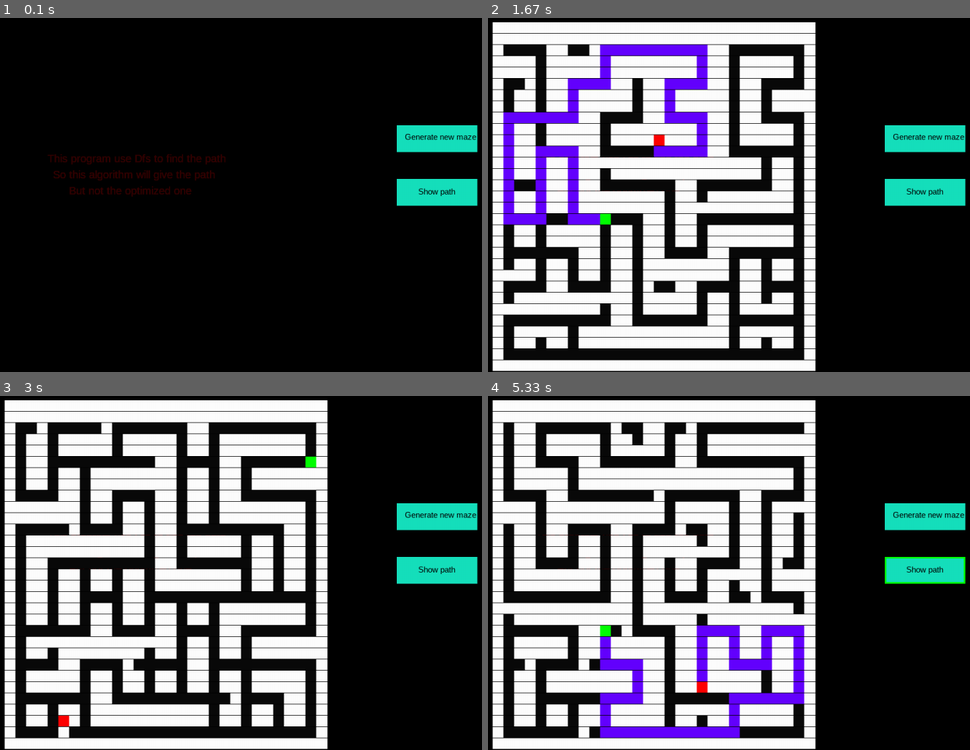
Above: before the commit, frames 1-4 (two rows, left to right).
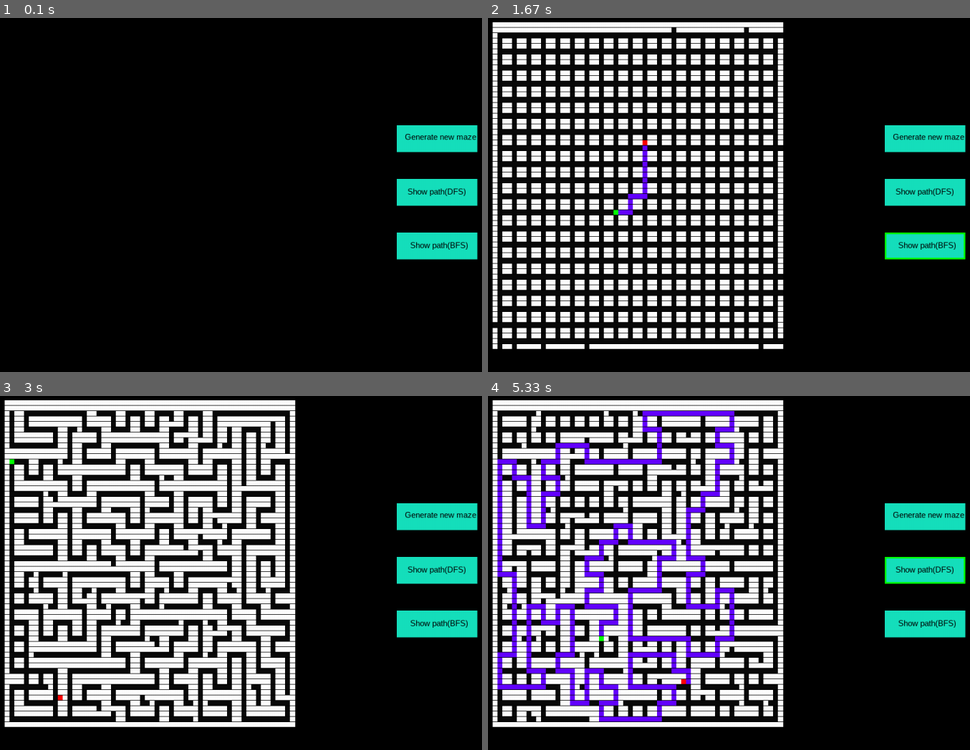
Above: after the commit, the same moments.

Repository: kyawzinmyat/mazeGen
Game: pygame game, started from game.py
Same seed, same stepped clock (60 frames per second), same inputs: the game is played once before the commit and once after it.
Inputs (mouse positions are in pixels of both pictures, inside the frame that each line leads up to):
- Up to frame 1 (0.1 s): no input
- Up to frame 2 (1.67 s): click "Generate new maze" at 0.38 s; press the mouse at (926, 244) at 0.7 s; move the mouse to (753, 233) at 0.8 s; release the mouse at (584, 219) at 0.93 s; press the mouse at (926, 191) at 1.03 s; move the mouse to (753, 156) at 1.13 s; release the mouse at (579, 120) at 1.27 s; click (926, 244) at 1.38 s, where only the run after the commit has a clickable "Show path(BFS)"
- Up to frame 3 (3 s): press the mouse at (438, 622) at 1.7 s; move the mouse to (187, 594) at 1.8 s; release the mouse at (outside the picture) at 1.93 s; click "Generate new maze" at 2.55 s; press the mouse at (438, 516) at 2.87 s; move the mouse to (342, 519) at 2.97 s
- Up to frame 4 (5.33 s): release the mouse at (733, 523) at 3.1 s; click (926, 569) at 3.72 s, where only the run after the commit has a clickable "Show path(DFS)"; press the mouse at (926, 516) at 4.03 s; move the mouse to (835, 569) at 4.13 s; release the mouse at (748, 622) at 4.27 s; click "Generate new maze" at 4.88 s; press the mouse at (926, 516) at 5.2 s; move the mouse to (902, 569) at 5.3 s

The runs differ from the first frame. In frame 1, 2.2% of the frame differs, in the area x 9-100%, y 38-69%; in frame 2, 45%; in frame 3, 41%; in frame 4, 46%, in the area x 0-100%, y 1-100%.

Commit message:
added BFS

Diff:
--- a/findpath.py
+++ b/findpath.py
@@ -1,5 +1,5 @@
 
-
+from collections import deque
 from maze import Maze
 
 
@@ -158,3 +158,137 @@
 #d.traverse()
 
 #d.get_full()
+
+class Bfs:
+
+
+	def __init__(self,maze = None):
+		self.frointer =deque()
+		self.maze = Maze()
+		self.visited=[]
+		self.nodelist =[]
+		self.mark="*"
+
+
+
+
+
+	def traverse(self,fill):
+
+		self.frointer.append(self.maze.get_index_of(self.maze.start))
+
+		self.nodelist.append(Node(None,self.maze.get_index_of(self.maze.start),self.maze.start))  # append start node
+
+		while self.frointer:
+
+			current_index = self.frointer.popleft()  # is in list form
+
+			self.visited.append(current_index)
+
+			if self.check_is_end(current_index,fill):
+				return True
+
+
+
+			for adj_index in self.maze.get_index(current_index):
+
+				if  adj_index not in self.visited and adj_index not in self.frointer:
+
+					self.nodelist.append(Node(current_index,adj_index,"_"))
+
+					self.frointer.append(adj_index)
+		return False
+
+	def set_maze(self,new_maze):
+
+		self.maze.maze=new_maze
+
+
+	def check_is_end(self,current_index,fill):
+		#print(self.maze.maze[current_index[0]][current_index[1]])
+		if  self.maze.maze[current_index[0]][current_index[1]] ==self.maze.stop:## [0] is x [1] is y
+			print("found")
+			return self.get_path(fill)
+
+		return False
+
+
+	def solve(self,show_full=False,fill=True):
+
+		return self.traverse(fill)
+
+		if show_full:
+
+			print("_________")
+
+			self.get_full()
+
+			print("_________")
+
+
+
+
+	## find the actual path and make a list of index of that path
+
+	def  get_path(self,fill):
+		current=[]
+
+		parent =None
+
+		end = self.maze.get_index_of(self.maze.stop)
+
+		k = self.extract_index()
+
+		for node in reversed(k):
+
+			if node[0] == end:
+
+				current.append(node[0])
+				if not parent:
+
+					parent= node[1]
+
+			elif node[0] == parent:
+
+				current.append(node[0])
+
+				parent = node[1]
+
+		return self.fill_path(current,fill)
+
+
+
+	## node list store node obj its has current and parent index and return the list of that pair
+	def extract_index(self):
+
+		k=[]
+		for node in self.nodelist:
+
+			k.append([node.index,node.parent])
+
+		return k
+
+
+
+	# take the list of index of actual path and fill with char
+
+	def fill_path(self,index_list,fill):
+		if fill:
+			for i in index_list:
+
+				if self.maze.maze[i[0]][i[1]]==self.maze.blank:
+
+					self.maze.maze[i[0]][i[1]]=self.mark
+		#self.maze.print()
+		return True
+
+
+	# its show all the space explored
+
+	def get_full(self):
+		temp = self.maze.maze[:]
+
+		for i in self.visited:
+
+			temp[i[0]][i[1]]="☆"
+		self.maze.print(temp)
--- a/game.py
+++ b/game.py
@@ -1,23 +1,25 @@
 import pygame
 from mazegen import Maze
-from findpath import Dfs
+from findpath import Dfs,Bfs
 import random
+from csvtolist import get_maze_list
+
 
 
 pygame.init()
 
 
 def generate():
-
-    maze = Maze()
-
-    start = [random.randrange(row),random.randrange(col)]
-    end = [random.randrange(row),random.randrange(col)]
-    maze.generate_maze(row,col,start,end)
-    maze.print()
-    maze = maze.get_maze()
-    dfs.set_maze(maze)
-    draw_rect(maze)
+    try:
+        maze = Maze()
+        start = [random.randrange(row),random.randrange(col)]
+        end = [random.randrange(row),random.randrange(col)]
+        maze.generate_maze(row,col,start,end)
+        maze.load_maze_csv("maze2.csv")
+        maze = maze.get_maze()
+        draw_rect(maze)
+    except:
+        pass
 
 
 
@@ -48,11 +50,25 @@
 
             pygame.draw.rect(screen,color,(index2*cell_width+padding_width,index*cell_height+8,cell_height,cell_width),width=width)
 
-def show_path():
+def show_path_dfs():
+    try:
+        maze = get_maze_list('maze2.csv')
+        dfs = Dfs()
+        dfs.set_maze(maze)
+        dfs.solve()
+        draw_rect(dfs.maze.maze,True)
+    except:
+        pass
 
-    dfs.solve()
-    dfs.maze.print()
-    draw_rect(dfs.maze.maze,True)
+def show_path_bfs():
+    try:
+        maze = get_maze_list('maze2.csv')
+        dfs = Bfs()
+        dfs.set_maze(maze)
+        dfs.solve()
+        draw_rect(dfs.maze.maze,True)
+    except:
+        pass
 
 
 
@@ -67,7 +83,7 @@
 
 
 
-dfs = Dfs()
+
 
 ### actual width = 1000
 ### padding 200
@@ -80,10 +96,10 @@
 screen = pygame.display.set_mode((max_width,max_height))
 
 global row
-row = 10
+row = 20
 
 global col
-col = 10
+col = 20
 
 
 running = True
@@ -95,15 +111,16 @@
 
     but_gen = pygame.draw.rect(screen,"#16e0bd", (1000,200,150,50))
     screen.blit(font.render('Generate new maze',True,(0,0,0,100)), (1015,213))
-    but_show = pygame.draw.rect(screen,"#16e0bd", (1000,300,150,50))
-    screen.blit(font.render('Show path',True,(0,0,0,100)), (1040,315))
+    but_dfs = pygame.draw.rect(screen,"#16e0bd", (1000,300,150,50))
+    screen.blit(font.render('Show path(DFS)',True,(0,0,0,100)), (1020,315))
+    but_bfs = pygame.draw.rect(screen,"#16e0bd", (1000,400,150,50))
+    screen.blit(font.render('Show path(BFS)',True,(0,0,0,100)), (1025,415))
 
     ### show path
     if check_mouse(1000,300,50,150):
-        start = True
         pygame.draw.rect(screen,"#00ff00", (1000,300,150,50),width=3)
         if pygame.mouse.get_pressed()[0] == 1:
-            show_path()
+            show_path_dfs()
 
     ##### gen  new maze
     elif check_mouse(1000,200,50,150):
@@ -112,9 +129,14 @@
         if pygame.mouse.get_pressed()[0] == 1:
             generate()
 
-    if not start:
+    elif check_mouse(1000, 400,50,150):
+        pygame.draw.rect(screen,"#00ff00", (1000,400,150,50),width=3)
+        if pygame.mouse.get_pressed()[0] == 1:
+            show_path_bfs()
 
 
+
+    if not True:
     #pygame.draw.rect(screen,"#16e0bd",(230,140,700,200))
         font2 = pygame.font.SysFont('Arial',20)
         screen.blit(font2.render("This program use Dfs to find the path ",True,(50,0,0,0)),(350,250))
--- a/maze.csv
+++ b/maze.csv
@@ -1,31 +1,31 @@
 ##############################
 ###A##########################
-# ##          ##            E#
-# ##### ##### ## ## ## ## ## #
-# ##### ##### ## ## ## ## ## #
-#          ##             ## #
-# ## ## ## ## ## ##### ## ## #
-# ## ## ## ## ## ##### ## ## #
-# ##       ##             ## #
-# ## ##### ## ## ## ## ## ## #
-# ## ##### ##### ## ## ## ## #
-# ##    #        ##          #
-# ## ## ## ## ## ## ## ##### #
-# ## ## ## ## ## ##### ## ## #
-#    ##                   ## #
-# ## ## ## ######## ##### ## #
-# ## ## ## ######## ##### ## #
+#                           E#
+# ## ## ##### ## ##### ## ## #
+# ## ######## ## ##### ## ## #
+#             #   #          #
+# ## ## ## ## ## ## ##### ## #
+#### ## ## ## ## ## ## ## ## #
+#                   ##       #
+# ## ## ## ## ## ## ## ## ## #
+# ## ## ## ## ## ## ## ## ## #
+#                            #
+# ## ## ######## ## ## ## ## #
+# ## ## ## ## ## ## ## ## ## #
+#                            #
+# ## ## ## ##### ## ## ## ## #
+# ## ## ## ## ##### ## ## ## #
+#                      ##    #
+# ##### ## ## ## ## ## ## ## #
+# ## ## ## ## ## ## ## ## ## #
+#          #                 #
+# ## ##### ## ## ##### ## ## #
+# ## ##### ## ## ##### ## ## #
+#              #       ##    #
+# ## ## ##### ## ## ## ## ## #
+# ## ## ##### ## ## ## ## ## #
 #    ##          ##          #
-# ## ## ##### ## ## ## ##### #
-# ## ## ##### ## ## ## ##### #
-#     #    ##     #     #    #
-# ## ##### ## ##### ## ## ## #
-# ## ##### ## ## ## ##### ## #
-#             ##          ## #
-# ##### ## ## ## ##### ##### #
-# ##### ## ## ## ##### ##### #
-#       ##  #          ##    #
-# ## ## ## ## ##### ## ## ####
-# ## ## ## ## ##### ## ## ## #
+# ## ## ## ## ## ## ## ## ## #
+# ## ## ## ## ## ## ## ## ## #
 #                            #
 ##############################
--- /dev/null
+++ b/maze1.csv
@@ -0,0 +1,61 @@
+############################################################
+###A########################################################
+#                         # E##        #                   #
+#### ## ##### ## ##### ## ## ## ## ## ## ##### ## ## ##### #
+#### ## ##### ## ##### ## ## ## ## ## ## ##### ## ## ## ## #
+# ##             #        ## ## ##    ##       ##    ## ## #
+# ## ##### ##### ## ## ##### ## ######## ## ## ## ## ## ## #
+# ## ##### ##### ## ## ##### ## ######## ## ## ## ## ## ## #
+# ## ##    ##     # ##  #    ##    #  ##          ## ## ## #
+# ## ## ## ## ##### ## ## ######## ##### ## ## ## ## ## ## #
+# ## ## ## ## ## ## ## ## ######## ##### ## ## ##### ## ## #
+#    ##       ## ## ## ##       ##  #       ##    ## ## ## #
+#### ## ## ## ## ## ## ######## ##### ##### ##### ## ## ## #
+# ## ## ## ## ## ## ## ######## ##### ## ## ##### ## ##### #
+#          ## ##  # ##  #    ##       ## ##    ## ## ##    #
+#### ## ## ## ##### ## ## ############## ## ## ##### ## ####
+#### ## ## ## ##### ## ## ################# ## ##### ## ## #
+#        #       ##    ##       ##          ##       ## ## #
+# ## ## ## ##### ## ## ######## ## ##### ############## ## #
+# ## ## ## ##### ## ## ######## ## ##### ################# #
+#    ##          #           ##    #              ##    ## #
+# ## ## ######## ##### ##### ########### ######## ## ## ## #
+# ## ## ######## ##### ##### ########### ######## ## #######
+# ##          ##                ##       ##    ## ## ##    #
+# ## ## ##### ## ## ##### ##### ## ##### ## ## ## ##### ## #
+# ## ## ##### ## ## ##### ##### ## ##### ######## ##### ## #
+# ## ##    ##          ## ##          ##       ##    ## ## #
+# ## ##### ## ######## ## ## ######## ######## ##### ##### #
+# ## ##### ## ######## ## ## ## ## ## ## ##### ##### ##### #
+# ##       ##    ##    ##    ## ## ## ##     #    ## ##    #
+# ############## ## ########### ## ## ############## ## ####
+# ############## ############## ## ## ############## ## ## #
+# #  ##       ## ##          ## ## ##    ##          ## ## #
+# ## ## ##### ## ## ######## ## ## ##### ## ########### ## #
+# ## ## ##### ## ## ######## ##### ##### ## ########### ####
+# ## ##    ##    ##    ##    ##    ##  #    ##       ##    #
+# ## ##### ########### ## ##### ##### ######## ##### ##### #
+# ######## ########### ## ##### ##### ######## ##### ##### #
+#       ##    ##       ## ## ##       #  ##  # ##    #  ## #
+####### ##### ## ######## ## ########### ## ## ######## ## #
+# ##### ##### ##### ## ## ##### ######## ## ## ######## ## #
+# ## ## #  ##    ##    ## ##    ##    ## ## ##       ##    #
+# ## ## ## ##### ######## ## ##### ## ## ########### #######
+# ## ## ## ##### ######## ## ##### ## ## ########### ##### #
+# ## ## ## ##  #          ##       ## ##    ##       ##    #
+# ## ## ## ## ####################### ##### ## ######## ####
+# ## ## ## ## ############## ######## ##### ## ######## ####
+# ## ## ## ##       ##    ##       ##    ## ## ##    ##    #
+# ## ## ## ######## ## ## ######## ##### ## ## ## ## ##### #
+# ## ## ## ######## ## ## ######## ##### ## ## ## ## ## ## #
+#    ## ## ##       ## ## ##       #   # ##    ## ##    ## #
+####### ## ## ######## ## ## ########### ######## ######## #
+# ##### ## ## ######## ## ## ############################# #
+# ##    ##    ##    ## ##    ##    ##    ##       ##       #
+# ## ########### ## ## ######## ## ## ## ## ##### ## #######
+# ## ########### ## ## ######## ## ## ## ## ## ## ## #######
+# ## ##       ## ## ## ##    ## ## ## ##    ##    ## #     #
+# ## ## ##### ## ## ## ## ## ## ## ## ############## ##### #
+# ## ## ##### ## ## ## ## ## ## ## ## ############## ##### #
+#  #  #    ##    ##    #  ##    ##  #                #     #
+############################################################
--- /dev/null
+++ b/maze2.csv
@@ -0,0 +1,61 @@
+############################################################
+############################################################
+#                                                          #
+# ## ## ## ## ## ## ## ######## ## ##### ## ######## ## ## #
+# ## ## ## ## ##### ## ######## ## ##### ## ######## ## ## #
+# ##        #                            ##                #
+# ## ######## ## ##### ## ## ## ##### ## ## ## ## ##########
+# ## ## ##### ## ## ## ## ## ## ######## ## ## ## ######## #
+#        #    #        ##                      ##    ##    #
+# ## ## ## ##### ## ## ## ## ## ## ## ######## ##### ## ####
+# ## ## ## ##### ## ## ## ## ## ## ## ######## ##### ## ####
+#          ##    ##    ## ##     #                      #  #
+# ######## ## ## ## ## ## ## ## ## ######## ##### ##### ## #
+# ## ##### ## ## ##### ## ## ## ## ## ##### ##### ##### ## #
+#             ##       ##  #       ##                   ## #
+# ## ##### ## ## ## ##### ## ## ## ## ## ## ######## ## ## #
+# ## ##### ## ## ## ##### ## ## ## ## ## ## ## ##### ## ## #
+# #        ##                ##             #  ##       ## #
+# ##### ## ## ##### ## ## ## ## ########### ##### ##### ## #
+# ##### ## ## ##### ## ## ## ## ########### ##### ##### ## #
+#                      #           ##       ##    ##       #
+# ## ##### ## ## ## ## ########### ## ######## ##### ##### #
+# ## ##### ## ## ##### ########### ## ######## ## ## ##### #
+#             ##    ##  #          ##  #    ##             #
+# ## ## ## ## ## ## ##### ## ## ######## ## ## ## ## ## ## #
+# ## ## ## ## ## ## ##### ## ## ## ##### ## ## ## ## ## ## #
+#       #        ##                            #           #
+# ## ## ## ######## ## ######## ##### ## ######## ## ## ## #
+# ## ## ## ##### ## ## ##### ## ##### ## ######## ## ## ## #
+#     #             ## ##          ##                      #
+# ## ## ## ## ######## ## ## ## ## ## ## ## ## ## ## ## ## #
+# ##### ## ## ######## ## ## ## ## ## ## ## ## ## ## ## ## #
+#    ## ## ##             ##             ## ##          ## #
+#### ## ## ######## ## ## ## ######## ## ## ## ## ## ## ## #
+#### ## ## ######## ## ## ## ######## ## ## ## ## ## ## ## #
+#                      ## ##          ##    ##    ##    ## #
+# ########### ## ##### ## ######## ## ## ##### ## ## ## ## #
+# ## ######## ## ##### ## ######## ##### ## ## ## ## ## ## #
+# ##       ##                ##E   ##          ##    ##    #
+# ## ##### ## ##### ######## ## ## ## ##### ## ## ## ## ## #
+# ## ##### ## ##### ######## ## ## ## ##### ## ## ## ## ## #
+#       ## ##       ##    ## ##    ##       ##     #    ## #
+# ##### ## ## ## ## ## ## ## ## ##### ## ## ## ##### ## ## #
+####### ## ## ## ## ## ## ## ## ##### ## ## ##### ## ## ####
+#       ##    ##  #          ##                   ##       #
+# ##### ######## ########### ## ########### ## ## ## ##### #
+# ## ## ######## ########### ## ########### ## ## ## ##### #
+# ## ##    ##       ##                #   #    ##          #
+# ## ## ## ## ##### ## ##### ######## ##### ## ## ## ## ## #
+# ## ## ## ## ##### ## ##### ######## ##### ## ## ## ## ## #
+#          ##       ##       ##  #          #        ##    #
+# ##### ## ## ## ## ######## ## ## ## ## ## ## ## ## ## ## #
+# #A### ## ## ## ## ## ##### ##### ## ## ## ##### ## ## ## #
+#          ##       ##    ## ##    ##             ## ##    #
+# ## ## ##### ## ## ##### ## ## ##### ##### ##### ## ## ## #
+# ## ## ##### ## ## ##### ## ## ##### ##### ##### ## ## ## #
+#          ##             ##    ##    ##    #  ## ##    ## #
+# ## ## ## ########### ##### ## ## ## ## ##### ## ##### ## #
+# ## ## ## ########### ##### ## ## ## ## ##### ## ##### ## #
+#       ##                         ##           #          #
+############################################################
--- a/mazegen.py
+++ b/mazegen.py
@@ -16,21 +16,24 @@
 		self.dfs = Dfs()
 
 
-	def generate_maze(self,row,col,seed = None , end = None):
+	def generate_maze(self,row,col,seed = None , end = None,fill = True):
 		self.maze =[[Cell([i,j]) for j in range(col)]for i in range(row) ]
 		self.maze_array =[[0 for j in range(3*col)]for i in range(3*row) ]
 		self.dfs2(seed,end)
 		self.convert_array()
+		counter = 0
 		if seed and end:
 			self.maze_array[seed[0]*3+1][seed[1]*2+1] = 'A'
 			self.maze_array[(end[0])*3-1][end[1]*3-2] = 'E'
 			self.dfs.set_maze(self.maze_array[:])
-			if not self.dfs.solve():
+			while not self.dfs.solve(fill=False):
 				self.dfs2(seed,end)
 				self.convert_array()
 				self.maze_array[seed[0]*3+1][seed[1]*2+1] = 'A'
 				self.maze_array[(end[0])*3-1][end[1]*3-2] = 'E'
-				self.dfs.set_maze(self.maze_array[:])
+				counter +=1
+				if counter > 100:
+					break
 
 		return
 
@@ -208,9 +211,9 @@
 		return self.maze_array
 
 	def load_maze_csv(self,filename = None):
-		filename = 'maze.csv'
-		if filename :
-			filenmae = filename
+
+		if not filename:
+			filename = "MAZE.CSV"
 		with open(filename,"w+") as file:
 				for cells in self.maze_array:
 					for cell in cells:
--- a/run.py
+++ b/run.py
@@ -1,4 +1,4 @@
-from findpath import Dfs
+from findpath import Dfs,Bfs
 from mazegen import Maze
 
 
@@ -8,8 +8,8 @@
 ## generate maze
 def gen_maze():
     maze = Maze()
-    maze.generate_maze(10,10,[0,1],[1,10])
-    maze.load_maze_csv()
+    maze.generate_maze(20,20,[0,1],[1,10])
+    maze.load_maze_csv("maze1.csv")
     #maze.print()
     return maze.get_maze()
 
@@ -17,7 +17,7 @@
 
 def solve_maze():
     gen_maze()
-    maze = get_maze_list('maze.csv')
+    maze = get_maze_list('maze1.csv')
     dfs = Dfs()
     dfs.set_maze(maze)
     dfs.solve()
@@ -29,7 +29,11 @@
 
 
 
-#if __name__ == '__main__':
+if __name__ == '__main__':
 
-    #gen_maze()
+    maze = gen_maze()
+    bfs = Bfs()
+    bfs.set_maze(maze)
+    bfs.solve()
+    bfs.maze.print()
     #solve_maze()
